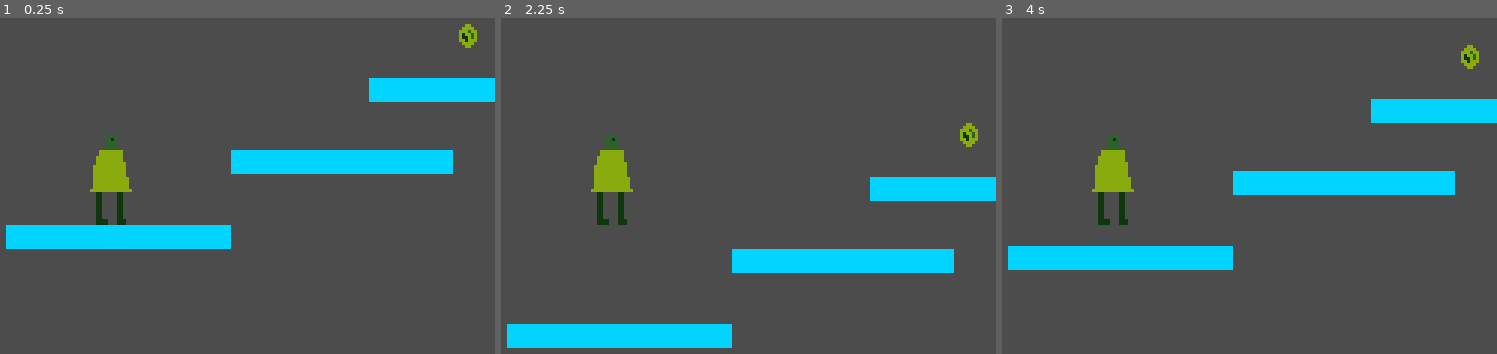
Above: before the commit, frames 1-3 (left to right).
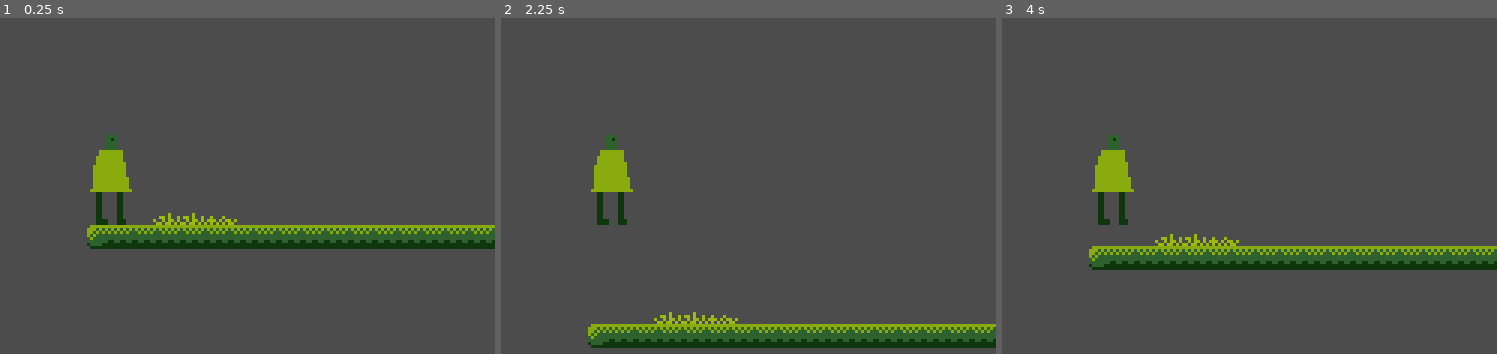
Above: after the commit, the same moments.

Repository: gutino/gamedev_studies
Game: Godot game, scene res://MainScene.tscn
Same seed, same stepped clock (60 frames per second), same inputs: the game is played once before the commit and once after it.
Inputs:
- Up to frame 1 (0.25 s): no input
- Up to frame 2 (2.25 s): tap Enter at 0.5 s; tap Space at 2 s
- Up to frame 3 (4 s): tap Enter at 3.5 s

The runs differ from the first frame. In frame 1, 13% of the frame differs, in the area x 1-100%, y 1-69%; in frame 2, 13%; in frame 3, 13%.

Commit message:
Tilemap, sprint, smoothmov

Diff:
--- a/TMB_1/Coin.gd
+++ b/TMB_1/Coin.gd
@@ -5,7 +5,7 @@
 func _ready():
 	pass
 
-
-func _on_Coin_body_entered(_body):
-	emit_signal("pickedUp")
+func _on_Coin_body_entered(body):
+	if body.has_method("_on_Coin_pickedUp"):
+		body._on_Coin_pickedUp()
 	self.queue_free()
--- a/TMB_1/Coin.tscn
+++ b/TMB_1/Coin.tscn
@@ -1,19 +1,61 @@
-[gd_scene load_steps=4 format=2]
+[gd_scene load_steps=13 format=2]
 
-[ext_resource path="res://Coin05.png" type="Texture" id=1]
+[ext_resource path="res://CoinSheet.png" type="Texture" id=1]
 [ext_resource path="res://Coin.gd" type="Script" id=2]
 
-[sub_resource type="CircleShape2D" id=1]
+[sub_resource type="AtlasTexture" id=1]
+atlas = ExtResource( 1 )
+region = Rect2( 0, 0, 8, 8 )
+
+[sub_resource type="AtlasTexture" id=2]
+atlas = ExtResource( 1 )
+region = Rect2( 8, 0, 8, 8 )
+
+[sub_resource type="AtlasTexture" id=3]
+atlas = ExtResource( 1 )
+region = Rect2( 16, 0, 8, 8 )
+
+[sub_resource type="AtlasTexture" id=4]
+atlas = ExtResource( 1 )
+region = Rect2( 24, 0, 8, 8 )
+
+[sub_resource type="AtlasTexture" id=5]
+atlas = ExtResource( 1 )
+region = Rect2( 32, 0, 8, 8 )
+
+[sub_resource type="AtlasTexture" id=6]
+atlas = ExtResource( 1 )
+region = Rect2( 40, 0, 8, 8 )
+
+[sub_resource type="AtlasTexture" id=7]
+atlas = ExtResource( 1 )
+region = Rect2( 48, 0, 8, 8 )
+
+[sub_resource type="AtlasTexture" id=8]
+atlas = ExtResource( 1 )
+region = Rect2( 56, 0, 8, 8 )
+
+[sub_resource type="SpriteFrames" id=9]
+animations = [ {
+"frames": [ SubResource( 1 ), SubResource( 2 ), SubResource( 3 ), SubResource( 4 ), SubResource( 5 ), SubResource( 6 ), SubResource( 7 ), SubResource( 8 ) ],
+"loop": true,
+"name": "default",
+"speed": 3.0
+} ]
+
+[sub_resource type="CircleShape2D" id=10]
 radius = 3.74283
 
 [node name="Coin" type="Area2D"]
 collision_layer = 0
 script = ExtResource( 2 )
 
-[node name="Sprite" type="Sprite" parent="."]
+[node name="Sprite" type="AnimatedSprite" parent="."]
 position = Vector2( 0, -0.125992 )
-texture = ExtResource( 1 )
+frames = SubResource( 9 )
+frame = 6
+playing = true
 
 [node name="CollisionShape2D" type="CollisionShape2D" parent="."]
-shape = SubResource( 1 )
+shape = SubResource( 10 )
 [connection signal="body_entered" from="." to="." method="_on_Coin_body_entered"]
--- a/TMB_1/MainScene.tscn
+++ b/TMB_1/MainScene.tscn
@@ -1,68 +1,205 @@
-[gd_scene load_steps=4 format=2]
+[gd_scene load_steps=23 format=2]
 
 [ext_resource path="res://OurGuy.tscn" type="PackedScene" id=1]
 [ext_resource path="res://Coin.tscn" type="PackedScene" id=2]
-
-[sub_resource type="RectangleShape2D" id=1]
-extents = Vector2( 199.933, 20.1051 )
+[ext_resource path="res://TileSet.png" type="Texture" id=3]
+
+[sub_resource type="ConvexPolygonShape2D" id=1]
+points = PoolVector2Array( 0, 0, 8, 0, 8, 8, 0, 8 )
+
+[sub_resource type="ConvexPolygonShape2D" id=2]
+points = PoolVector2Array( 0, 0, 8, 0, 8, 8, 0, 8 )
+
+[sub_resource type="ConvexPolygonShape2D" id=3]
+points = PoolVector2Array( 8, 8, 0, 8, 0, 0, 8, 0.0940933 )
+
+[sub_resource type="ConvexPolygonShape2D" id=4]
+points = PoolVector2Array( 8, 8, 0, 8, 0, 0, 8, 0 )
+
+[sub_resource type="ConvexPolygonShape2D" id=5]
+points = PoolVector2Array( 0, 0, 8, 0, 8, 8, 0, 8 )
+
+[sub_resource type="ConvexPolygonShape2D" id=6]
+points = PoolVector2Array( 0, 0, 8, 0, 8, 8, 0, 8 )
+
+[sub_resource type="ConvexPolygonShape2D" id=7]
+points = PoolVector2Array( 0, 0, 8, 0, 8, 8, 0, 8 )
+
+[sub_resource type="ConvexPolygonShape2D" id=8]
+points = PoolVector2Array( 0, 0, 8, 0, 8, 8, 0, 8 )
+
+[sub_resource type="ConvexPolygonShape2D" id=9]
+points = PoolVector2Array( 0, 0, 8, 0, 8, 8, 0, 8 )
+
+[sub_resource type="ConvexPolygonShape2D" id=10]
+points = PoolVector2Array( 0, 0, 8, 0, 8, 8, 0, 8 )
+
+[sub_resource type="ConvexPolygonShape2D" id=11]
+points = PoolVector2Array( 0, 0, 8, 0, 8, 8, 0, 8 )
+
+[sub_resource type="ConvexPolygonShape2D" id=12]
+points = PoolVector2Array( 0, 0, 8, 0, 8, 8, 0, 8 )
+
+[sub_resource type="ConvexPolygonShape2D" id=13]
+points = PoolVector2Array( 0, 0, 8, 0, 8, 8, 0, 8 )
+
+[sub_resource type="ConvexPolygonShape2D" id=14]
+points = PoolVector2Array( 0, 0, 8, 0, 8, 8, 0, 8 )
+
+[sub_resource type="ConvexPolygonShape2D" id=15]
+points = PoolVector2Array( 0, 0, 8, 0, 8, 8, 0, 8 )
+
+[sub_resource type="ConvexPolygonShape2D" id=16]
+points = PoolVector2Array( 0, 0, 8, 0, 8, 8, 0, 8 )
+
+[sub_resource type="ConvexPolygonShape2D" id=17]
+points = PoolVector2Array( 0, 0, 8, 0, 8, 8, 0, 8 )
+
+[sub_resource type="ConvexPolygonShape2D" id=18]
+points = PoolVector2Array( 0, 0, 8, 0, 8, 8, 0, 8 )
+
+[sub_resource type="TileSet" id=19]
+0/name = "TileSet.png 0"
+0/texture = ExtResource( 3 )
+0/tex_offset = Vector2( 0, 0 )
+0/modulate = Color( 1, 1, 1, 1 )
+0/region = Rect2( 0, 0, 64, 64 )
+0/tile_mode = 2
+0/autotile/icon_coordinate = Vector2( 0, 0 )
+0/autotile/tile_size = Vector2( 8, 8 )
+0/autotile/spacing = 0
+0/autotile/occluder_map = [  ]
+0/autotile/navpoly_map = [  ]
+0/autotile/priority_map = [  ]
+0/autotile/z_index_map = [  ]
+0/occluder_offset = Vector2( 0, 0 )
+0/navigation_offset = Vector2( 0, 0 )
+0/shape_offset = Vector2( 0, 0 )
+0/shape_transform = Transform2D( 1, 0, 0, 1, 0, 0 )
+0/shape = SubResource( 1 )
+0/shape_one_way = false
+0/shape_one_way_margin = 1.0
+0/shapes = [ {
+"autotile_coord": Vector2( 0, 0 ),
+"one_way": false,
+"one_way_margin": 1.0,
+"shape": SubResource( 1 ),
+"shape_transform": Transform2D( 1, 0, 0, 1, 0, 0 )
+}, {
+"autotile_coord": Vector2( 1, 0 ),
+"one_way": false,
+"one_way_margin": 1.0,
+"shape": SubResource( 2 ),
+"shape_transform": Transform2D( 1, 0, 0, 1, 0, 0 )
+}, {
+"autotile_coord": Vector2( 2, 0 ),
+"one_way": false,
+"one_way_margin": 1.0,
+"shape": SubResource( 3 ),
+"shape_transform": Transform2D( 1, 0, 0, 1, 0, 0 )
+}, {
+"autotile_coord": Vector2( 3, 0 ),
+"one_way": false,
+"one_way_margin": 1.0,
+"shape": SubResource( 4 ),
+"shape_transform": Transform2D( 1, 0, 0, 1, 0, 0 )
+}, {
+"autotile_coord": Vector2( 4, 0 ),
+"one_way": false,
+"one_way_margin": 1.0,
+"shape": SubResource( 5 ),
+"shape_transform": Transform2D( 1, 0, 0, 1, 0, 0 )
+}, {
+"autotile_coord": Vector2( 5, 0 ),
+"one_way": false,
+"one_way_margin": 1.0,
+"shape": SubResource( 6 ),
+"shape_transform": Transform2D( 1, 0, 0, 1, 0, 0 )
+}, {
+"autotile_coord": Vector2( 4, 1 ),
+"one_way": false,
+"one_way_margin": 1.0,
+"shape": SubResource( 7 ),
+"shape_transform": Transform2D( 1, 0, 0, 1, 0, 0 )
+}, {
+"autotile_coord": Vector2( 6, 1 ),
+"one_way": false,
+"one_way_margin": 1.0,
+"shape": SubResource( 8 ),
+"shape_transform": Transform2D( 1, 0, 0, 1, 0, 0 )
+}, {
+"autotile_coord": Vector2( 6, 0 ),
+"one_way": false,
+"one_way_margin": 1.0,
+"shape": SubResource( 9 ),
+"shape_transform": Transform2D( 1, 0, 0, 1, 0, 0 )
+}, {
+"autotile_coord": Vector2( 4, 2 ),
+"one_way": false,
+"one_way_margin": 1.0,
+"shape": SubResource( 10 ),
+"shape_transform": Transform2D( 1, 0, 0, 1, 0, 0 )
+}, {
+"autotile_coord": Vector2( 5, 2 ),
+"one_way": false,
+"one_way_margin": 1.0,
+"shape": SubResource( 11 ),
+"shape_transform": Transform2D( 1, 0, 0, 1, 0, 0 )
+}, {
+"autotile_coord": Vector2( 6, 2 ),
+"one_way": false,
+"one_way_margin": 1.0,
+"shape": SubResource( 12 ),
+"shape_transform": Transform2D( 1, 0, 0, 1, 0, 0 )
+}, {
+"autotile_coord": Vector2( 1, 2 ),
+"one_way": false,
+"one_way_margin": 1.0,
+"shape": SubResource( 13 ),
+"shape_transform": Transform2D( 1, 0, 0, 1, 0, 0 )
+}, {
+"autotile_coord": Vector2( 1, 4 ),
+"one_way": false,
+"one_way_margin": 1.0,
+"shape": SubResource( 14 ),
+"shape_transform": Transform2D( 1, 0, 0, 1, 0, 0 )
+}, {
+"autotile_coord": Vector2( 2, 4 ),
+"one_way": false,
+"one_way_margin": 1.0,
+"shape": SubResource( 15 ),
+"shape_transform": Transform2D( 1, 0, 0, 1, 0, 0 )
+}, {
+"autotile_coord": Vector2( 1, 5 ),
+"one_way": false,
+"one_way_margin": 1.0,
+"shape": SubResource( 16 ),
+"shape_transform": Transform2D( 1, 0, 0, 1, 0, 0 )
+}, {
+"autotile_coord": Vector2( 1, 6 ),
+"one_way": false,
+"one_way_margin": 1.0,
+"shape": SubResource( 17 ),
+"shape_transform": Transform2D( 1, 0, 0, 1, 0, 0 )
+}, {
+"autotile_coord": Vector2( 2, 6 ),
+"one_way": false,
+"one_way_margin": 1.0,
+"shape": SubResource( 18 ),
+"shape_transform": Transform2D( 1, 0, 0, 1, 0, 0 )
+} ]
+0/z_index = 0
 
 [node name="MainScene" type="Node"]
 
-[node name="Ground" type="StaticBody2D" parent="."]
-position = Vector2( 22.2129, 106.494 )
-scale = Vector2( 0.185874, 0.199941 )
-
-[node name="ColorRect" type="ColorRect" parent="Ground"]
-margin_right = 400.0
-margin_bottom = 40.0
-color = Color( 0, 0.835294, 1, 1 )
-__meta__ = {
-"_edit_use_anchors_": false
-}
-
-[node name="CollisionShape2D" type="CollisionShape2D" parent="Ground"]
-position = Vector2( 200, 20 )
-shape = SubResource( 1 )
-
-[node name="Ground2" type="StaticBody2D" parent="."]
-position = Vector2( 96.5624, 81.7606 )
-scale = Vector2( 0.185874, 0.199941 )
-
-[node name="ColorRect" type="ColorRect" parent="Ground2"]
-margin_right = 400.0
-margin_bottom = 40.0
-color = Color( 0, 0.835294, 1, 1 )
-__meta__ = {
-"_edit_use_anchors_": false
-}
-
-[node name="CollisionShape2D" type="CollisionShape2D" parent="Ground2"]
-position = Vector2( 200, 20 )
-shape = SubResource( 1 )
-
-[node name="Ground3" type="StaticBody2D" parent="."]
-position = Vector2( 142.855, 57.6017 )
-scale = Vector2( 0.185874, 0.199941 )
-
-[node name="ColorRect" type="ColorRect" parent="Ground3"]
-margin_right = 400.0
-margin_bottom = 40.0
-color = Color( 0, 0.835294, 1, 1 )
-__meta__ = {
-"_edit_use_anchors_": false
-}
-
-[node name="CollisionShape2D" type="CollisionShape2D" parent="Ground3"]
-position = Vector2( 200, 20 )
-shape = SubResource( 1 )
-
 [node name="OurGuy" parent="." instance=ExtResource( 1 )]
-position = Vector2( 56.842, 100.554 )
+position = Vector2( 8, 120 )
+
+[node name="TileMap" type="TileMap" parent="."]
+tile_set = SubResource( 19 )
+cell_size = Vector2( 8, 8 )
+format = 1
+tile_data = PoolIntArray( 917506, 0, 196608, 917507, 0, 196609, 917508, 0, 196609, 917509, 0, 196610, 917510, -1610612736, 196608, 983040, 0, 1, 983041, 0, 2, 983042, 0, 2, 983043, 0, 2, 983044, 0, 2, 983045, 0, 2, 983046, 0, 2, 983047, 0, 2, 983048, 0, 2, 983049, 0, 2, 983050, 0, 2, 983051, 0, 2, 983052, 0, 2, 983053, 0, 2, 983054, 0, 2, 983055, 0, 2, 983056, 0, 2, 983057, 0, 2, 983058, 0, 2, 983059, 0, 2, 983060, 0, 2, 983061, 0, 2, 983062, 0, 3 )
 
 [node name="Coin" parent="." instance=ExtResource( 2 )]
-position = Vector2( 176.22, 43.4865 )
-
-[node name="Coin2" parent="." instance=ExtResource( 2 )]
-position = Vector2( 203.262, 43.4865 )
-[connection signal="pickedUp" from="Coin" to="OurGuy" method="_on_Coin_pickedUp"]
-[connection signal="pickedUp" from="Coin2" to="OurGuy" method="_on_Coin_pickedUp"]
+position = Vector2( 200.921, 95.4093 )
--- a/TMB_1/OurGuy.tscn
+++ b/TMB_1/OurGuy.tscn
@@ -5,12 +5,15 @@
 [sub_resource type="GDScript" id=1]
 script/source = "extends KinematicBody2D
 
-export var _HorizontalVelocity := 80.0
+export var _HorizontalVelocity := 60.0
 export var _GravityVelocity := 120
 export var _JumpForce := 260
 export var _JumpingDuration := 0.25
 export var _diagonalFactor := 1.3
+export var _Acceleration := 0.1
+export var _SprintVelocity := 130.0
 
+var _CurrHorVelocity := 0.0
 var _IsJumping := false
 var _GoingLeft := false
 
@@ -20,31 +23,26 @@
 func changeSide():
 	$Sprite.scale.x *= -1
 
-func fixBoundary():
-	var windowSize = get_viewport().size
-
-	if self.position.y > windowSize.y:
-		self.position.y = 0
-	if self.position.x > windowSize.x:
-		self.position.x = 0
-
-	if self.position.x < $Sprite.get_rect().size.x*2:
-		self.position.x = $Sprite.get_rect().size.x*2
-
 func _process(delta):
 	var finalVelocity : Vector2 = Vector2(0,_GravityVelocity)
 	var floorAngle : float
+	var inputVelocity := _HorizontalVelocity
+
+	if Input.is_action_pressed(\"ui_shift\"):
+		inputVelocity = _SprintVelocity
 
 	if Input.is_action_pressed(\"ui_right\"):
-		finalVelocity.x += _HorizontalVelocity
+		finalVelocity.x = lerp(_CurrHorVelocity, inputVelocity, _Acceleration)
 		if _GoingLeft:
 			changeSide()
 			_GoingLeft = false
 	elif Input.is_action_pressed(\"ui_left\"):
-		finalVelocity.x -= _HorizontalVelocity
+		finalVelocity.x = lerp(_CurrHorVelocity, -inputVelocity, _Acceleration)
 		if not _GoingLeft:
 			changeSide()
 			_GoingLeft = true
+	else:
+		finalVelocity.x = lerp(_CurrHorVelocity, 0, _Acceleration)
 
 	if Input.is_action_just_pressed(\"ui_accept\") && self.is_on_floor():
 		_IsJumping = true
@@ -67,16 +65,17 @@
 			elif floorAngle < 0 and not _GoingLeft:
 				finalVelocity.x *= (1 - absFloorAngle)*_diagonalFactor
 
-		self.move_and_slide_with_snap(finalVelocity, Vector2.DOWN*20, Vector2.UP, true)
+		self.move_and_slide_with_snap(finalVelocity, Vector2.DOWN,
+			Vector2.UP, true)
 
-	fixBoundary()
-
+	_CurrHorVelocity = finalVelocity.x
 
 func _on_JumpTimer_timeout():
 	_IsJumping = false
 
 func _on_Coin_pickedUp():
 	print(\"Peguei!!\")
+
 "
 
 [sub_resource type="RectangleShape2D" id=2]
--- a/TMB_1/project.godot
+++ b/TMB_1/project.godot
@@ -32,6 +32,14 @@
 window/stretch/mode="viewport"
 window/stretch/aspect="expand"
 
+[input]
+
+ui_shift={
+"deadzone": 0.5,
+"events": [ Object(InputEventKey,"resource_local_to_scene":false,"resource_name":"","device":0,"alt":false,"shift":false,"control":false,"meta":false,"command":false,"pressed":false,"scancode":16777237,"unicode":0,"echo":false,"script":null)
+ ]
+}
+
 [rendering]
 
 environment/default_environment="res://default_env.tres"
Binary file added: TMB_1/CoinSheet.png
Not shown, added: TMB_1/CoinSheet.png.import
Binary file added: TMB_1/TileSet.png
Not shown, added: TMB_1/TileSet.png.import
